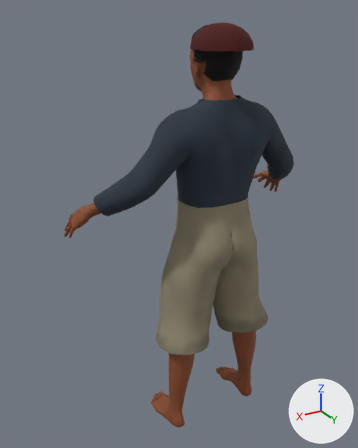
Before and after pictures for a commit that changed the glTF model assets/characters/sailor.glb.
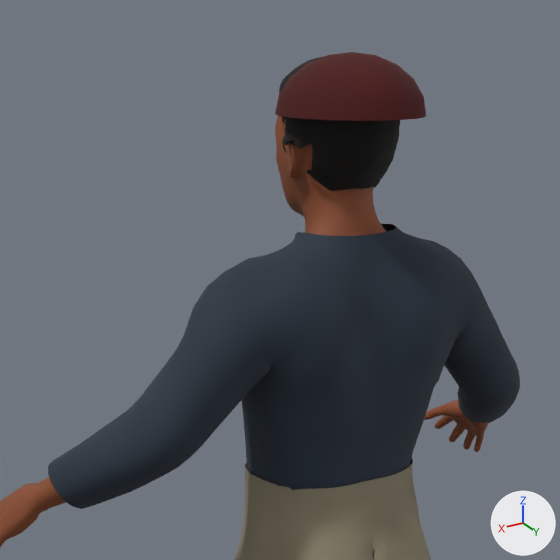
Each version appears first whole from a camera (50 mm lens) standing at (1.028, 1.421, 1.656) and looking at (0.069, -0.179, 0.857), and next in a close-up on the part from 20% to 87% of the width and 0% to 53% of the height. Arrows for +X, +Y and +Z are at lower right; the lights stay in place. The older version's two pictures come first. Vertices at exactly the same position are counted once.

Objects in the first close-up: 'Body', 'Breeches', 'Cap', 'Hair', 'Shirt'.
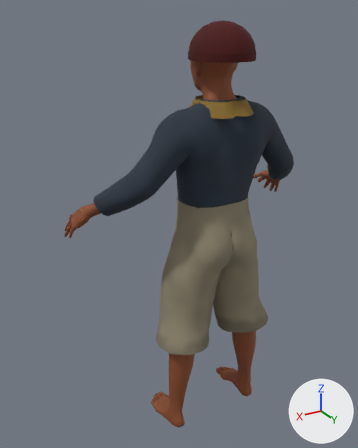
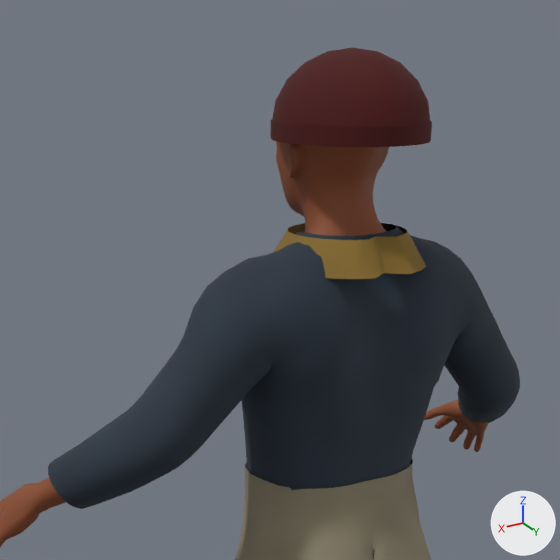
Edits to the scene script, one JSON object a line:
```json
{"block": "me_cap", "where": "# used by ob_cap; location = (0.0, 0.0, 0.0)"}
{"op": "remove", "block": "me_cap", "code": "me_cap.from_pydata(...)  # 101 vertices, 180 faces; spans x -0.103..0.103, y -0.13..0.099, z 1.539..1.622"}
{"op": "add", "block": "me_cap", "code": "me_cap.from_pydata(...)  # 141 vertices, 220 faces; spans x -0.111..0.111, y -0.134..0.108, z 1.506..1.628"}
{"block": "me_cap", "change": "me_cap part 1: the whole mesh is rebuilt"}
{"op": "add", "block": "me_scarf", "code": ["me_scarf = bpy.data.meshes.new('Scarf')", "me_scarf.from_pydata(...)  # 52 vertices, 50 faces; spans x -0.119..0.119, y -0.132..0.101, z 1.29..1.379", "me_scarf.materials.append(mat_hair)"]}
{"op": "remove", "block": "ob_hair", "code": ["ob_hair = bpy.data.objects.new('Hair', me_base_003)", "ob_hair.location = (0.0, 0.0, 0.0)"]}
{"op": "add", "block": "ob_scarf", "code": ["ob_scarf = bpy.data.objects.new('Scarf', me_scarf)", "ob_scarf.location = (0.0, 0.0, 0.0)"]}
```

Location of each change, [x1, y1, x2, y2] in pixels of the close-ups (560 x 560 px):
```json
{"object": "Cap", "change": "reshaped", "before": [275, 52, 426, 121], "after": [270, 48, 432, 147], "on screen": "7% wider, 43% taller"}
{"object": "Hair", "change": "deleted", "before": [279, 56, 400, 191]}
{"object": "Scarf", "change": "added", "after": [274, 223, 426, 279], "on screen": "brown"}
```
